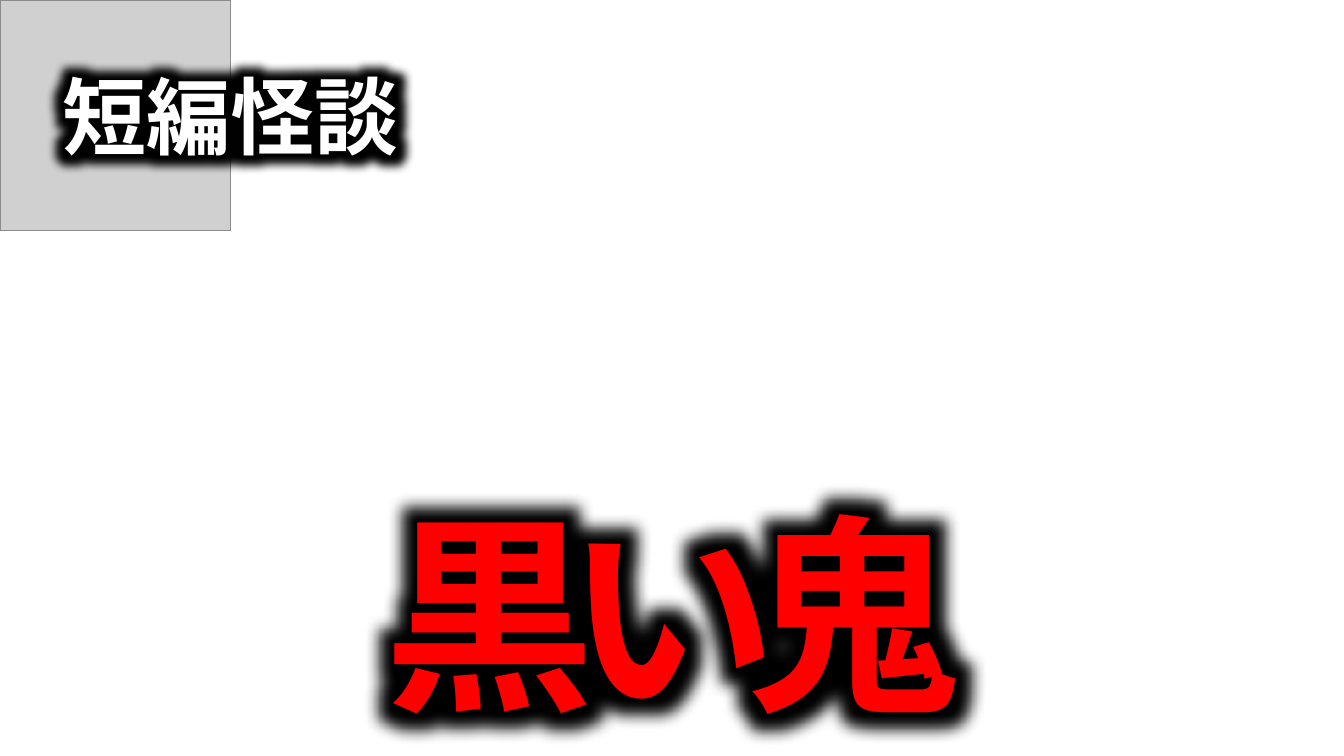
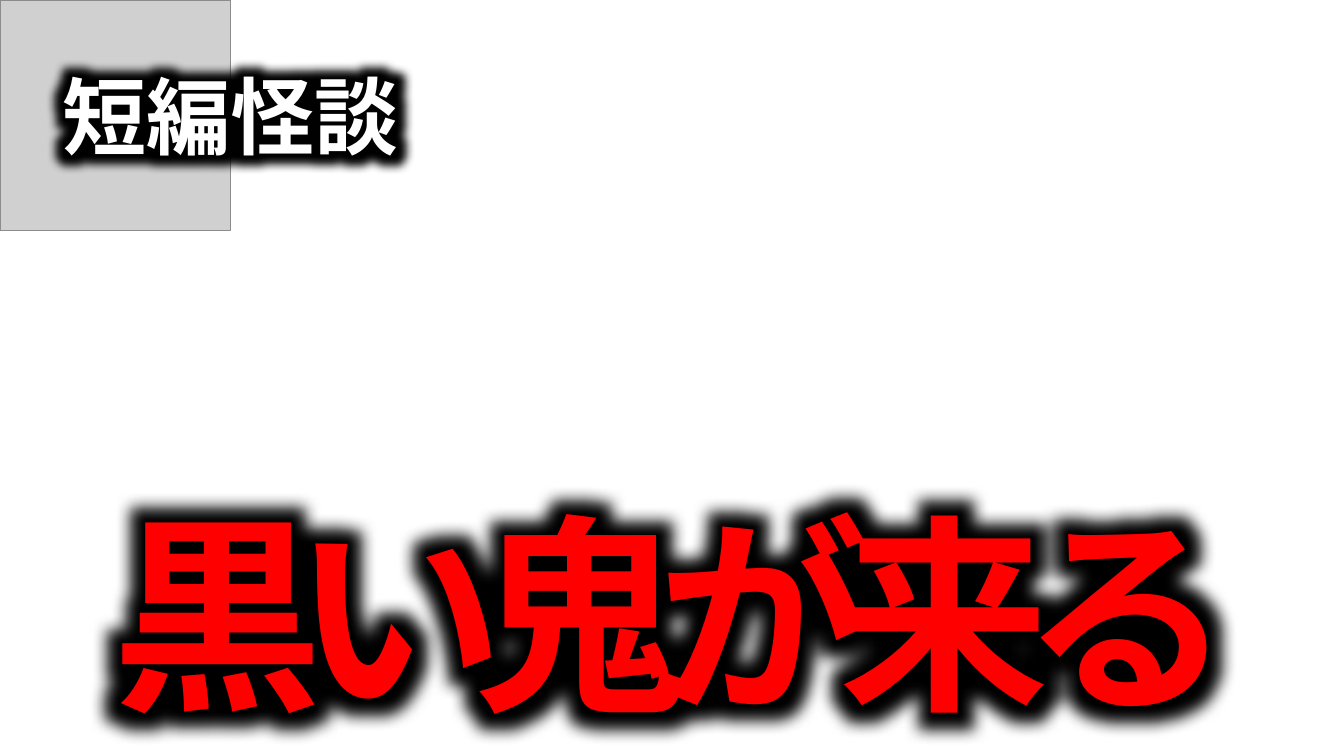
Before and after one commit to takeko333/ContentGenerator, a slide deck: slide 11 of bkup/Channels/ほたてまだこ/サムネイル_Horror.pptx. Drawn at 1344x756 pixels with LibreOffice and Linux fonts; fonts in the diff are those of the drawing; grey boxes stand for pictures; background and template pictures are left out. Boxes give left, top, right and bottom in pixels: in the first picture for what was removed or moved away, otherwise in the second. Text is boxed around its words. In the diff, an @@ line names an element or a change of style, - is before the commit and + after.

```diff
--- a/bkup/Channels/ほたてまだこ/サムネイル_Horror.pptx
+++ b/bkup/Channels/ほたてまだこ/サムネイル_Horror.pptx
@@ text at (112, 481, 1232, 745): text changed @@
-黒い鬼
+黒い鬼が来る
```
Also in this commit, not shown: 1 other slide changed, 2 other files.
